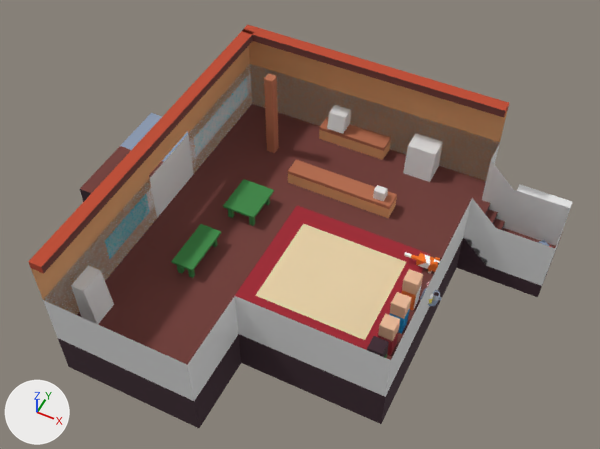
The glTF model godot_project/assets/3D/honest_jam.glb: old version first, new version second.
Both versions are drawn from a 50 mm camera at (40.2, -67.4, 65.6) aimed at (15.4, -17.8, 3.6). The axes (+X, +Y, +Z) are drawn at lower left. The lights are the same throughout. Vertices at the same position are counted once.

Before the edit, the objects in view are built like this:
```python
ob_arcade = bpy.data.objects.new('Arcade', me_cube_015)
ob_arcade.location = (1.48, -33.85, 0.0)
ob_beertap = bpy.data.objects.new('BeerTap', me_cube_010)
ob_beertap.location = (20.54, -9.14, 1.8)
ob_coffeemachine = bpy.data.objects.new('CoffeeMachine', me_cube_009)
ob_coffeemachine.location = (11.96, -1.06, 2.0)
ob_jukebox = bpy.data.objects.new('Jukebox', me_cube_011)
ob_jukebox.location = (22.43, -1.15, 0.0)
ob_post = bpy.data.objects.new('Post', me_cube_012)
ob_post.location = (6.0, -6.0, 0.0)
ob_table = bpy.data.objects.new('Table', me_cube_013)
ob_table.location = (7.97, -15.19, 0.0)
ob_walls = bpy.data.objects.new('Walls', me_plane_001)
ob_walls.location = (0.0, 0.0, 0.0)
ob_winerack = bpy.data.objects.new('WineRack', me_cube_017)
ob_winerack.location = (36.57, -0.6, -3.0)
# also in view: 'LongTable' at (6.7, -23.7, 0.9); 'Basement' at (34.5, -4.8, -2.5); 'InvisibleWall' at (19.5, -19.0, 1.5); 'Floor' at (10.0, -19.0, -2.5); 'Carpet' at (20.1, -20.0, 0.1)
```
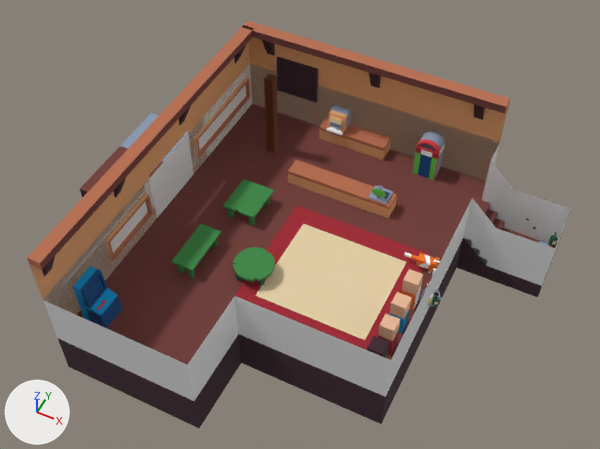
What changed in the scene script:
```text
Change me_plane_001:
    remove me_plane_001.from_pydata(...)  # 72 vertices, 110 faces; spans x 0.0..30.0, y -38.0..0.0, z 0.0..11.4
    add me_plane_001.from_pydata(...)  # 152 vertices, 242 faces; spans x -1.0..30.0, y -38.0..1.1, z 0.0..11.9
    me_plane_001 part 1: 36 vertices moved from x 0.0..30.0, y -38.0..0.0, z 10.5..11.4 to x 0.0..30.0, y -38.0..0.0, z 11.0..11.9; 72 vertices added at x -1.0..27.7, y -37.0..1.1, z 1.9..11.6
    me_plane_001 part 2: 8 vertices added at x 15.1..16.1, y -1.3..1.1, z 7.8..11.6
    me_plane_001 part 3: 18 kept faces spanning x 0.0..30.0, y -38.0..0.0, z 11.0..11.9 get new texture (UV) coordinates
Change me_cube_009:
    remove me_cube_009.from_pydata(...)  # 12 vertices, 20 faces; spans x -1.0..1.0, y -1.0..1.0, z 0.0..2.0
    add me_cube_009.from_pydata(...)  # 36 vertices, 68 faces; spans x -1.0..1.0, y -1.33..1.0, z 0.0..2.0
    me_cube_009 part 4
    12 faces are deleted
    16 vertices are added at x -1.0..1.0, y -1.33..1.0, z 0.0..1.73
    8 new vertices lie (1.44, 0.0, 0.0) away from vertices in x -0.72, y -1.26..-0.01, z 0.1..1.73
    60 new faces join them
    me_cube_009 part 5: 8 faces spanning x -1.0..1.0, y -1.0..1.0, z 0.0..2.0 switch from no material to mat_palette (picture img_endesga_32_1x)
Change me_cube_010:
    remove me_cube_010.from_pydata(...)  # 12 vertices, 20 faces; spans x -0.609..0.562, y -0.456..0.715, z -0.035..1.136
    add me_cube_010.from_pydata(...)  # 244 vertices, 472 faces; spans x -1.055..1.012, y -0.702..1.241, z -1.958..1.931
    me_cube_010 part 6: 12 vertices removed from x -0.609..0.562, y -0.456..0.715, z -0.035..1.136; 244 vertices added at x -1.055..1.012, y -0.702..1.241, z -1.958..1.931
    add me_cube_010.materials.append(mat_palette)  # picture img_endesga_32_1x
Change me_cube_011:
    remove me_cube_011.from_pydata(...)  # 12 vertices, 20 faces; spans x -1.58..1.58, y -1.8..1.0, z 0.0..3.75
    add me_cube_011.from_pydata(...)  # 115 vertices, 226 faces; spans x -1.48..1.05, y -1.51..0.52, z 0.0..5.03
    me_cube_011 part 7: 12 vertices removed from x -1.58..1.58, y -1.8..1.0, z 0.0..3.75; 115 vertices added at x -1.48..1.05, y -1.51..0.52, z 0.0..5.03
    add me_cube_011.materials.append(mat_palette)  # picture img_endesga_32_1x
Change me_cube_015:
    remove me_cube_015.from_pydata(...)  # 12 vertices, 20 faces; spans x -0.88..1.0, y -1.22..1.46, z 0.0..5.0
    add me_cube_015.from_pydata(...)  # 224 vertices, 342 faces; spans x -0.67..2.01, y -1.22..1.46, z 0.0..5.0
    me_cube_015 part 8: 1 vertex moved from x -0.88, y 1.46, z 5.0 to x -0.67, y 1.46, z 5.0; 5 vertices removed from x -0.88..1.0, y -1.22..1.46, z 0.0..5.0; 25 vertices added at x -0.67..2.01, y -1.22..1.46, z 0.0..5.0
    me_cube_015 part 9: 3 faces spanning x -0.67..0.51, y -1.22..1.46, z 5.0 switch from no material to mat_palette (picture img_endesga_32_1x)
Change me_cube_017:
    remove me_cube_017.from_pydata(...)  # 12 vertices, 20 faces; spans x -3.49..2.33, y -1.02..1.0, z 0.0..3.75
    add me_cube_017.from_pydata(...)  # 608 vertices, 1184 faces; spans x -3.24..2.4, y -2.68..-0.04, z -1.05..3.77
    me_cube_017 part 10: 12 vertices removed from x -3.49..2.33, y -1.02..1.0, z 0.0..3.75; 608 vertices added at x -3.24..2.4, y -2.68..-0.04, z -1.05..3.77
    add me_cube_017.materials.append(mat_palette)  # picture img_endesga_32_1x
Change ob_jukebox:
    ob_jukebox.location: (22.43, -1.15, 0.0) -> (23.25, -0.95, 0.0)
Add ob_consumablebeerbottle:
    ob_consumablebeerbottle = bpy.data.objects.new('ConsumableBeerBottle', me_cylinder_003)  # 144 vertices, 284 faces; spans x -0.268..0.268, y -0.268..0.268, z -0.006..1.243; in mat_palette (picture img_endesga_32_1x)
    ob_consumablebeerbottle.location = (30.57, -19.4, 1.44)
Add ob_pictureframe1:
    ob_pictureframe1 = bpy.data.objects.new('PictureFrame1', me_cube_030)  # 16 vertices, 28 faces; spans x -2.34..2.68, y -0.14..0.23, z -3.11..1.49; in mat_palette (picture img_endesga_32_1x)
    ob_pictureframe1.location = (6.05, -0.2, 6.78)
Add ob_post_001:
    ob_post_001 = bpy.data.objects.new('Post.001', me_cube_012.copy())  # the mesh of ob_post
    ob_post_001.location = (6.0, -6.0, 0.0)
Add ob_roundtable:
    ob_roundtable = bpy.data.objects.new('RoundTable', me_cylinder_005)  # 160 vertices, 300 faces; spans x -2.03..2.07, y -2.06..2.04, z 0.09..1.66; in mat_palette (picture img_endesga_32_1x)
    ob_roundtable.location = (12.86, -22.89, -0.01)
```

What differs and where, as boxes [x1, y1, x2, y2] in the pictures (600 x 449 px):
'Walls', reshaped
    before: [28, 25, 509, 315]
    after: [27, 21, 510, 315]
'Arcade', reshaped (16% wider)
    before: [71, 265, 114, 324]
    after: [73, 266, 123, 328]
'Jukebox', reshaped, moved (17% narrower)
    before: [403, 133, 443, 182]
    after: [412, 131, 445, 180]
'PictureFrame1', added (black)
    after: [277, 57, 318, 103]
'RoundTable', added (green)
    after: [233, 247, 275, 286]
'Post.001', added (brown)
    after: [264, 73, 279, 153]
'CoffeeMachine', reshaped
    before: [327, 105, 351, 134]
    after: [326, 105, 351, 135]
'WineRack', reshaped
    before: [517, 185, 572, 208]
    after: [526, 199, 558, 247]
'BeerTap', reshaped (69% wider, 18% taller)
    before: [373, 185, 388, 201]
    after: [368, 185, 394, 204]
'ConsumableBeerBottle', added
    after: [432, 295, 439, 306]
part 1 of me_plane_001, built on
    before: [31, 34, 508, 296]
    after: [29, 31, 509, 296]
part 2 of me_plane_001, added
    after: [369, 73, 381, 88]
part 3 of me_plane_001, surface changed
    before: [28, 25, 509, 274]
    after: [27, 21, 510, 269]
part 4 of me_cube_009, built on
    before: [327, 110, 351, 134]
    after: [326, 110, 351, 135]
part 5 of me_cube_009, recoloured
    both: [329, 105, 350, 118]
part 8 of me_cube_015, built on
    before: [71, 267, 114, 324]
    after: [73, 267, 123, 328]
part 9 of me_cube_015, recoloured (grey to blue)
    both: [80, 266, 101, 291]
